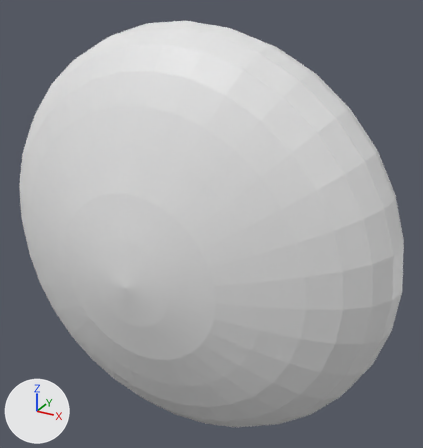
An edit to the FBX model Assets/FBX/Relics/PassiveRelics/OjoDelHalcon.fbx, drawn before and after from the same camera.
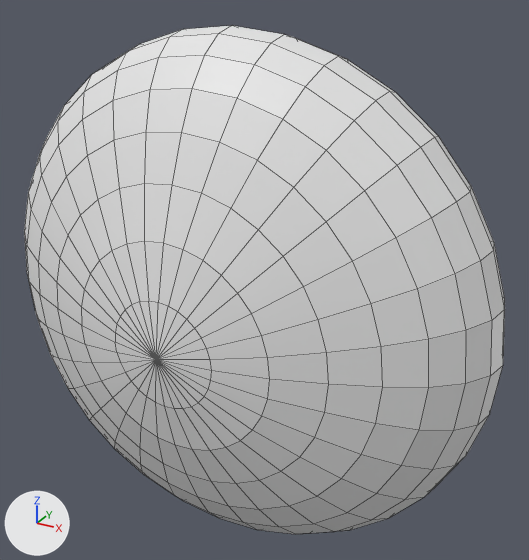
The first picture shows the older version from a 50 mm camera at (0.402, -0.663, 0.666) aimed at (0.024, 0.024, 0.323). The close-ups show both versions on the part from 0% to 100% of the width and 0% to 100% of the height of that picture; other places that the commit changed are outside them. Arrows for +X, +Y and +Z are at lower left; the lights stay in place. The close-ups show mesh edges as thin lines. Where no turn or scale is listed for an object, it has been applied to the vertices.

Names of what the first close-up shows: 'Ojo_02'.
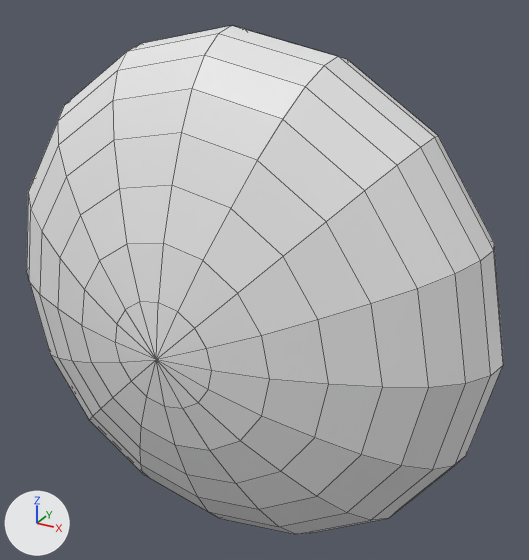
Scene script edits in JSON lines:
```json
{"block": "me_sphere_004", "where": "# used by ob_ojo_02; location = (0.0, 0.0, 0.0)"}
{"op": "remove", "block": "me_sphere_004", "code": "me_sphere_004.from_pydata(...)  # 482 vertices, 512 faces; spans x -0.304..0.304, y -0.156..0.156, z -0.004..0.604"}
{"op": "add", "block": "me_sphere_004", "code": "me_sphere_004.from_pydata(...)  # 242 vertices, 256 faces; spans x -0.304..0.304, y -0.156..0.156, z -0.004..0.604"}
{"block": "me_sphere_004", "change": "me_sphere_004 part 1: 240 vertices removed from x -0.299..0.299, y -0.147..0.147, z 0.001..0.599"}
```

Changed parts and their boxes (x1, y1, x2, y2) in the close-ups (529 x 560 px):
```json
{"object": "Ojo_02", "change": "reshaped", "before": [24, 26, 505, 534], "after": [27, 26, 503, 534]}
{"part": 1, "of": "me_sphere_004", "change": "deleted", "before": [24, 26, 505, 534]}
```
